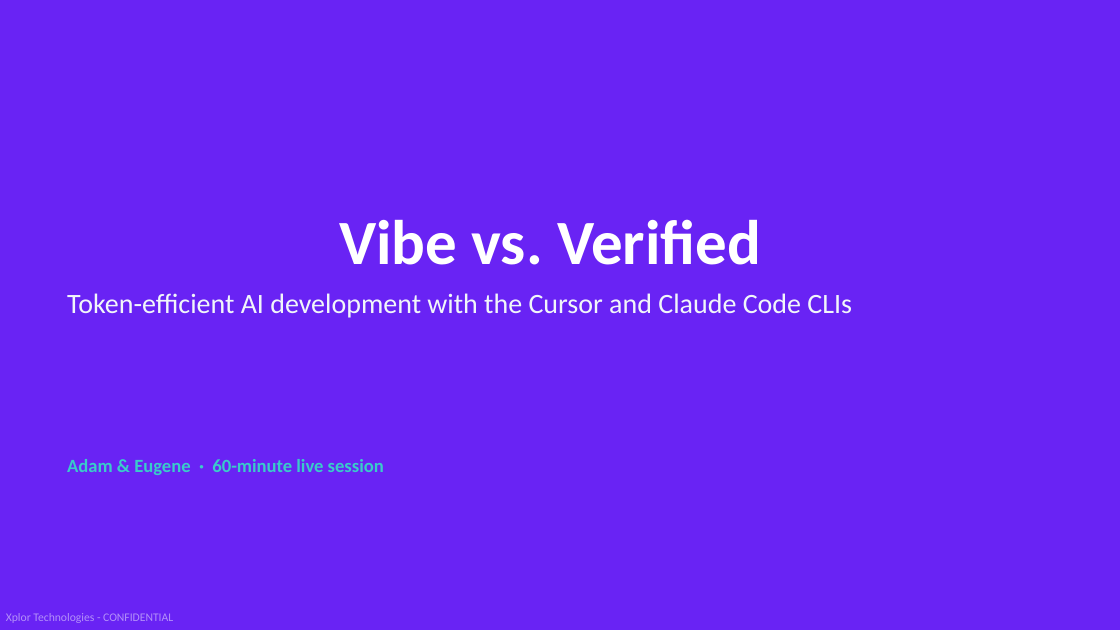
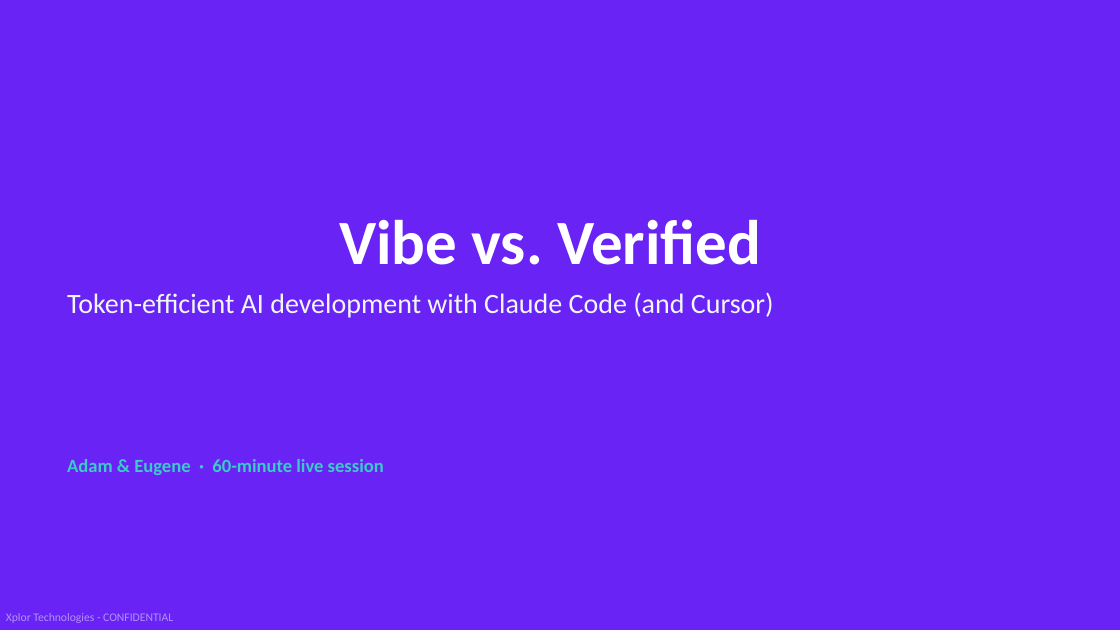
Before and after one commit to AdamMiddendorf/token-efficiency-demo, a slide deck: slide 1 of presentation/vibe-vs-verified.pptx. Drawn at 1120x630 pixels with LibreOffice and Linux fonts; fonts in the diff are those of the drawing. Boxes give left, top, right and bottom in pixels: in the first picture for what was removed or moved away, otherwise in the second. Text is boxed around its words. In the diff, an @@ line names an element or a change of style, - is before the commit and + after.

```diff
--- a/presentation/vibe-vs-verified.pptx
+++ b/presentation/vibe-vs-verified.pptx
@@ text at bbox=[67, 292, 774, 318]: text changed @@
-Token-efficient AI development with the Cursor and Claude Code CLIs
+Token-efficient AI development with Claude Code (and Cursor)
```
Also in this commit, not shown: 4 other slides changed, 9 other files.
